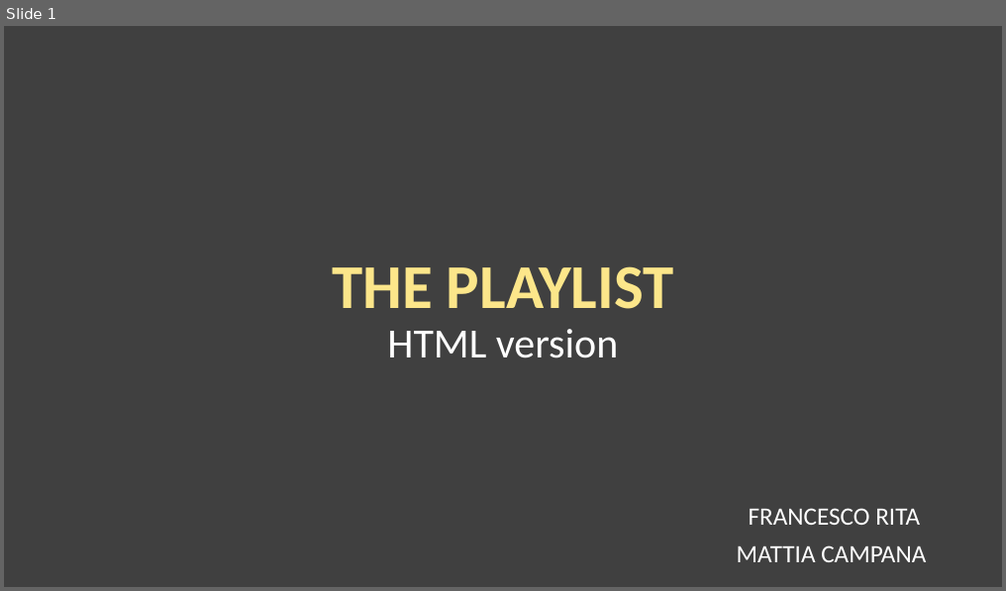
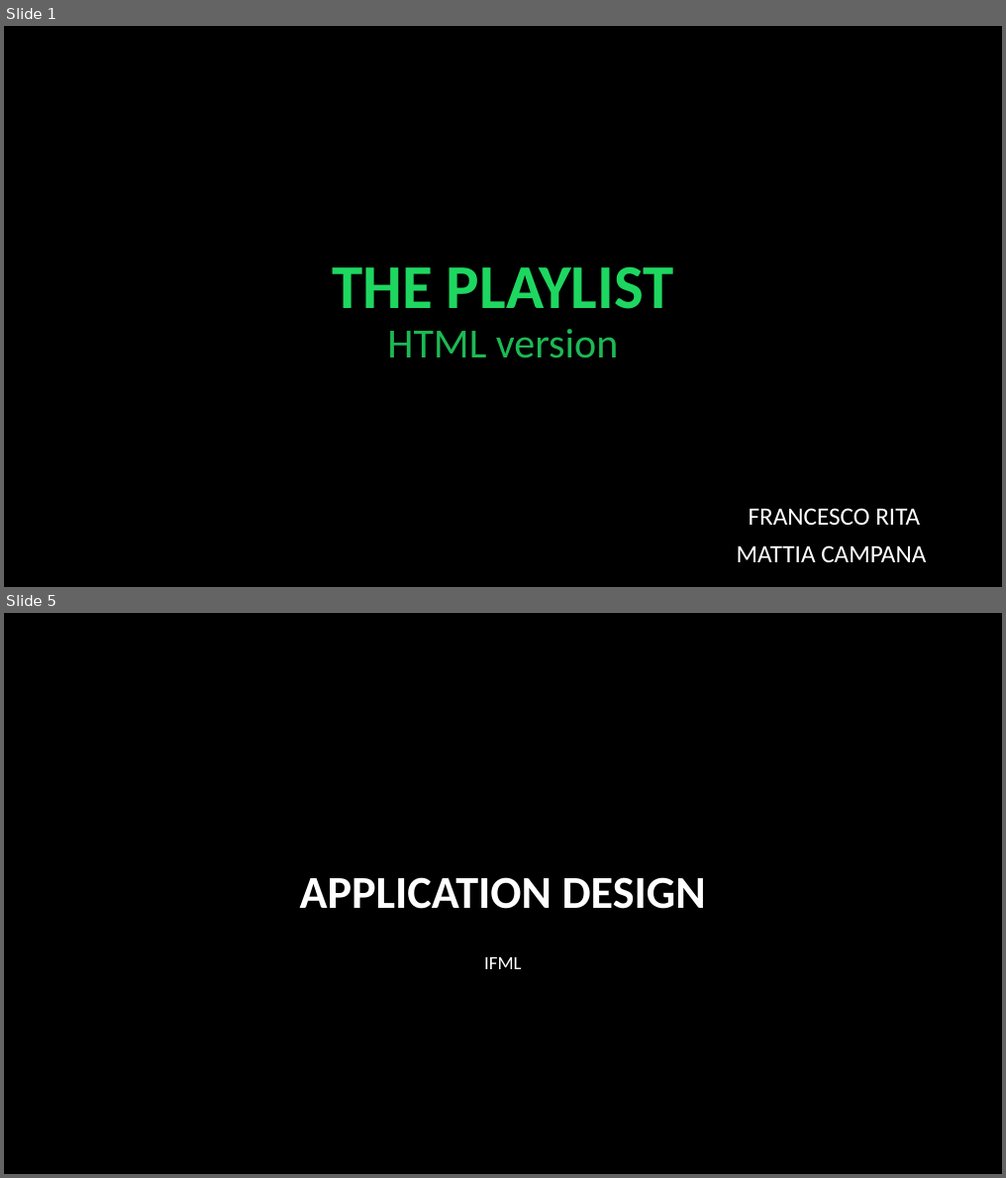
Before and after one commit to campanamattia/tiw.project-html, a slide deck: delivers/THE PLAYLIST.pptx. Shown one above the other, each under a label of ours: slide 1 before the commit, slides 1 and 5 after it; the slides between them are not shown. The pictures are 1006x591 and 1006x1178 pixels, drawn with LibreOffice and Linux fonts; fonts in the diff are those of the drawing. Boxes give left, top, right and bottom in pixels: in the first picture for what was removed or moved away, otherwise in the second. Text is boxed around its words. In the diff, an @@ line names an element or a change of style, - is before the commit and + after.

Commit message:
home html

```diff
--- a/delivers/THE PLAYLIST.pptx
+++ b/delivers/THE PLAYLIST.pptx
@@ slide 5 added at (4,613,1002,1174), background #000000 @@
@@ title added at (300,877,706,909), 44 pt, text #FFFFFF, bold @@
+APPLICATION DESIGN
@@ text added at (484,958,521,969), 18 pt, text #FFFFFF @@
+IFML
@@ slide 1 changed as well @@
@@ background #404040 to #000000 @@
@@ title "THE PLAYLIST HTML version" at (332,267,674,359): text colour #FCE68A to #1ED760 in "THE PLAYLIST"; text colour #FFFFFF to #1DB954 in "HTML version" @@
```
Also in this commit, not shown: 2 other slides changed, 9 other slides added, 1 slide removed, 1 other file.
